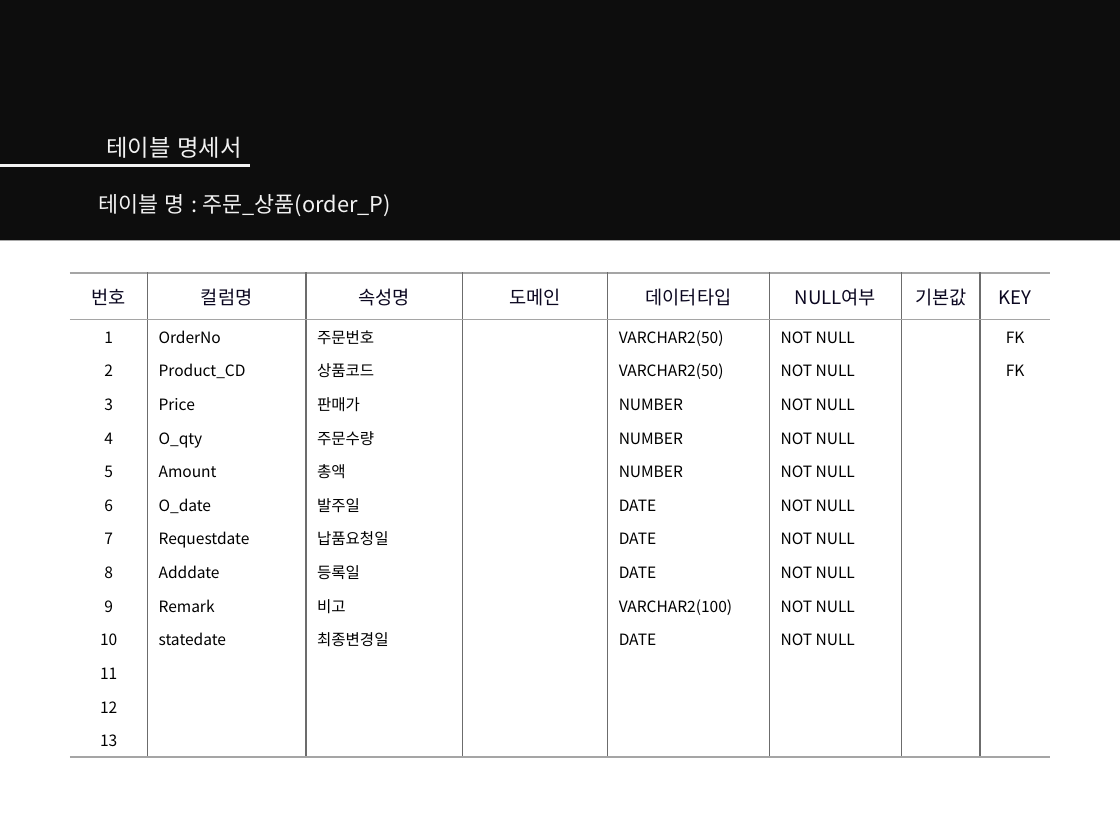
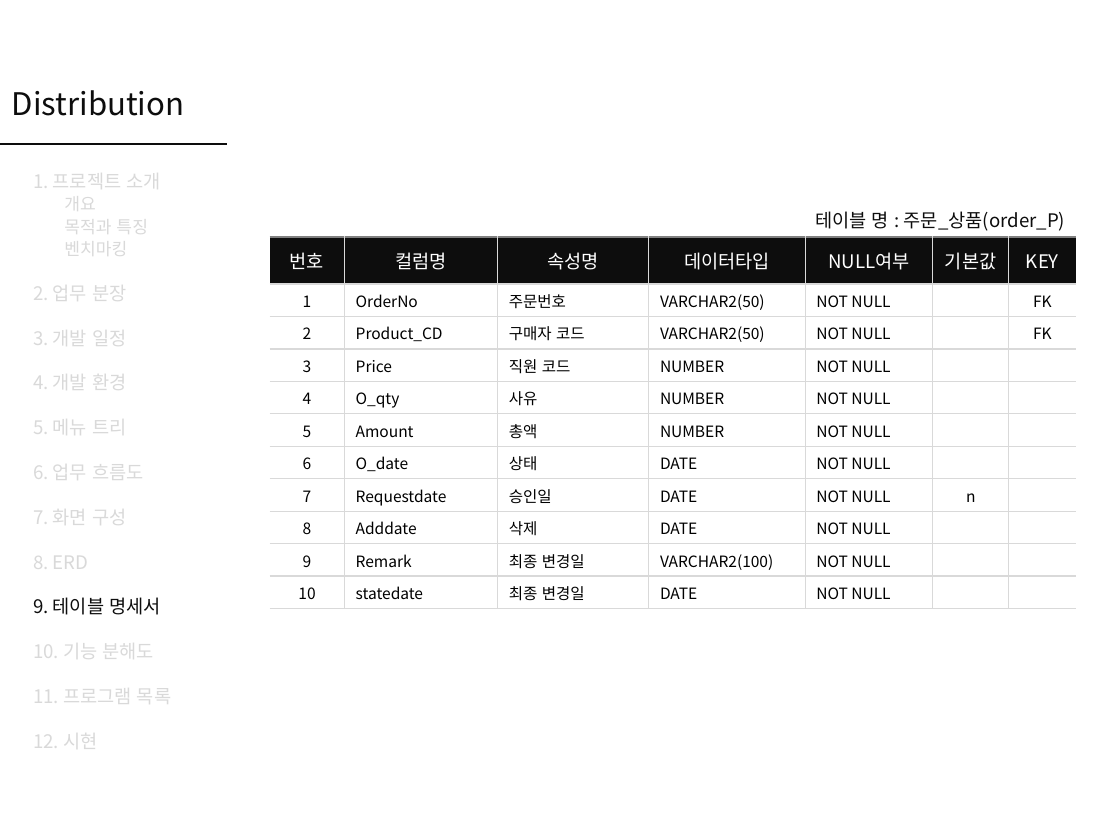
Before and after one commit to Peh9397/Distribution, a slide deck: slide 22 of Distribution.pptx (slide 25 before the commit). Drawn at 1120x840 pixels with LibreOffice and Linux fonts; fonts in the diff are those of the drawing. Boxes give left, top, right and bottom in pixels: in the first picture for what was removed or moved away, otherwise in the second. Text is boxed around its words. In the diff, an @@ line names an element or a change of style, - is before the commit and + after.

Commit message:
발표ppt 전체파일 업로드 2주차 발표자료 정리까지 완료된 상태

```diff
--- a/Distribution.pptx
+++ b/Distribution.pptx
@@ rectangle removed at box(0, 0, 1120, 241) @@
@@ text added at box(12, 90, 185, 116), 20 pt, text #0D0D0D @@
+Distribution
@@ line moved from (0, 166) - (250, 166) to (0, 143) - (227, 143) @@
@@ line (0, 143) - (227, 143): stroke #F2F2F2 1.5 pt to #0D0D0D 1.5 pt @@
@@ text removed at box(106, 136, 241, 158) @@
-테이블 명세서
@@ text added at box(33, 167, 171, 754), 12 pt, text #D9D9D9 @@
+1. 프로젝트 소개
+개요
+목적과 특징
+벤치마킹
+2. 업무 분장
+3. 개발 일정
+4. 개발 환경
+5. 메뉴 트리
+6. 업무 흐름도
+7. 화면 구성
+8. ERD
+9. 테이블 명세서
+10. 기능 분해도
+11. 프로그램 목록
+12. 시현
@@ text "테이블 명 : 주문_상품(order_P)": place and size @@
-text "테이블 명 : 주문_상품(order_P)" at box(99, 194, 391, 216)
+text "테이블 명 : 주문_상품(order_P)" at box(815, 211, 1065, 231)
@@ text "테이블 명 : 주문_상품(order_P)" at box(815, 211, 1065, 231): size 14 to 12 pt, text colour #F2F2F2 to #0D0D0D; alignment left to right @@
@@ table at box(270, 237, 1077, 609) @@
-번호 | 컬럼명 | 속성명 | 도메인 | 데이터타입 | NULL여부 | 기본값 | KEY
-1 | OrderNo | 주문번호 |  | VARCHAR2(50) | NOT NULL |  | FK
-2 | Product_CD | 상품코드 |  | VARCHAR2(50) | NOT NULL |  | FK
-3 | Price | 판매가 |  | NUMBER | NOT NULL |  | 
-4 | O_qty | 주문수량 |  | NUMBER | NOT NULL |  | 
-5 | Amount | 총액 |  | NUMBER | NOT NULL |  | 
-6 | O_date | 발주일 |  | DATE | NOT NULL |  | 
-7 | Requestdate | 납품요청일 |  | DATE | NOT NULL |  | 
-8 | Adddate | 등록일 |  | DATE | NOT NULL |  | 
-9 | Remark | 비고 |  | VARCHAR2(100) | NOT NULL |  | 
-10 | statedate | 최종변경일 |  | DATE | NOT NULL |  | 
-11 |  |  |  |  |  |  | 
-12 |  |  |  |  |  |  | 
-13 |  |  |  |  |  |  | 
+번호 | 컬럼명 | 속성명 | 데이터타입 | NULL여부 | 기본값 | KEY
+1 | OrderNo | 주문번호 | VARCHAR2(50) | NOT NULL |  | FK
+2 | Product_CD | 구매자 코드 | VARCHAR2(50) | NOT NULL |  | FK
+3 | Price | 직원 코드 | NUMBER | NOT NULL |  | 
+4 | O_qty | 사유 | NUMBER | NOT NULL |  | 
+5 | Amount | 총액 | NUMBER | NOT NULL |  | 
+6 | O_date | 상태 | DATE | NOT NULL |  | 
+7 | Requestdate | 승인일 | DATE | NOT NULL | n | 
+8 | Adddate | 삭제 | DATE | NOT NULL |  | 
+9 | Remark | 최종 변경일 | VARCHAR2(100) | NOT NULL |  | 
+10 | statedate | 최종 변경일 | DATE | NOT NULL |  | 
@@ table: place and size @@
-table at box(69, 273, 1051, 750)
+table at box(270, 237, 1077, 609)
```
Also in this commit, not shown: 14 other slides changed, 2 slides removed.
